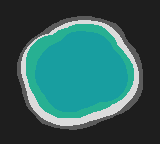
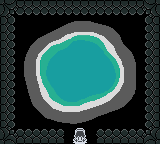
Revision of a layered 160 × 144 image; what changed, layer by layer:
showed "Lizzie" over (73, 128, 87, 144)
showed "Stones", painted on it over (0, 0, 160, 144)
moved "Foam" above "bg", painted on it over (21, 20, 139, 126)
removed layer "Bkg" over (0, 0, 160, 144)
renamed "Water" to "bg", painted on it over (0, 0, 160, 144)
